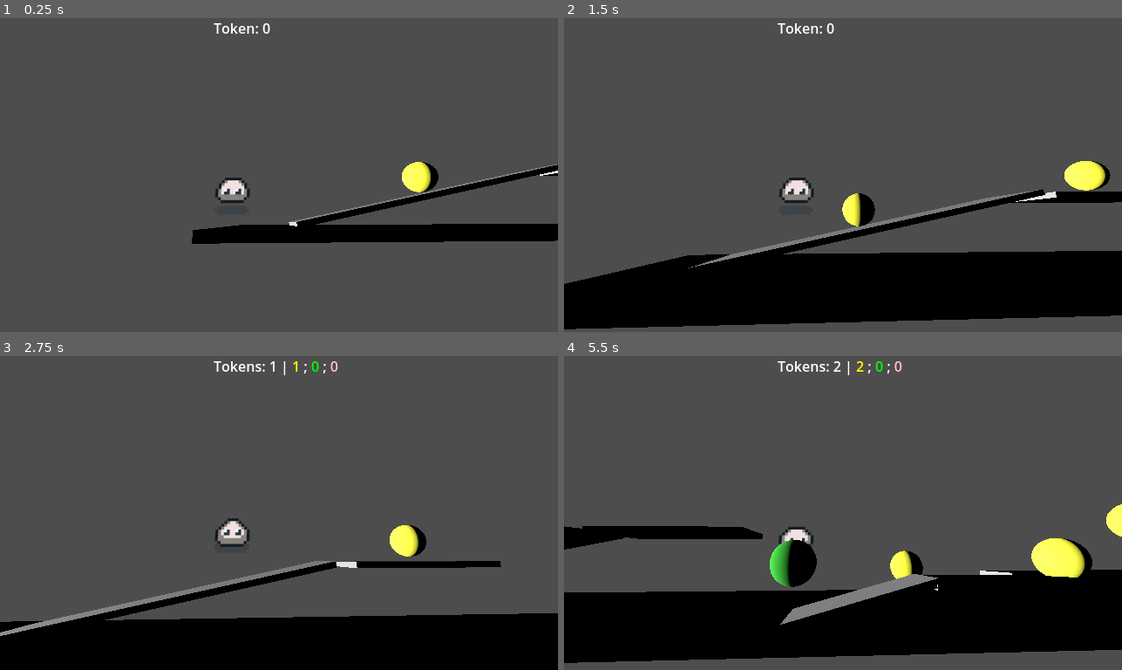
Above: before the commit, frames 1-4 (two rows, left to right).
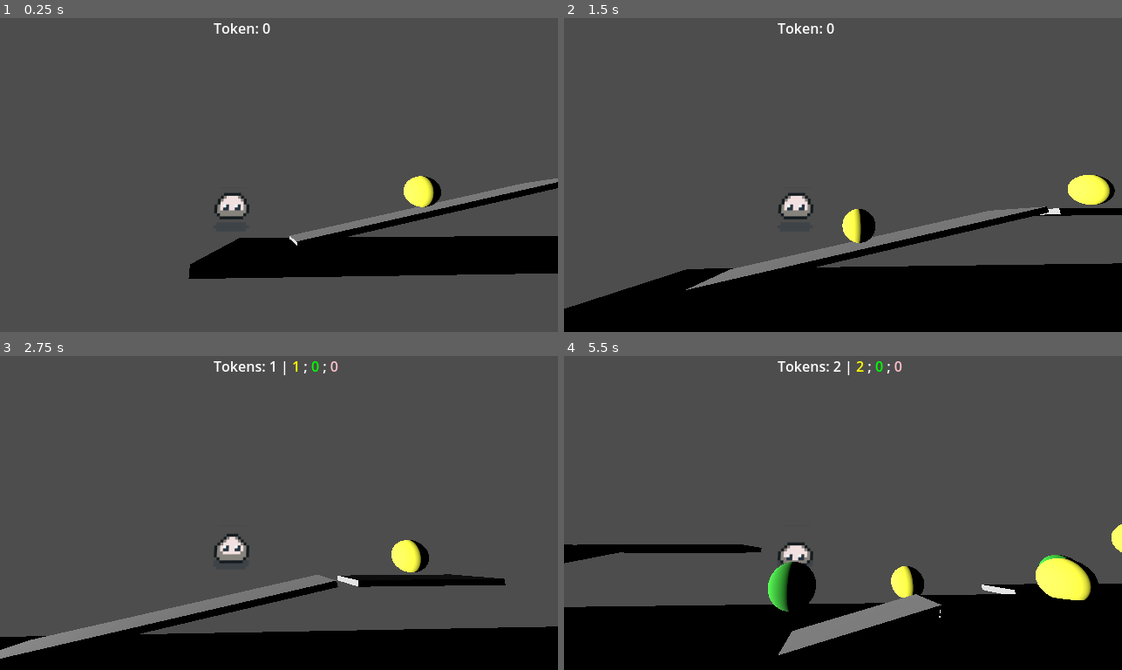
Above: after the commit, the same moments.

Repository: Beaily/JellyPoP
Game: Godot game, scene res://main.tscn
Two runs of this game, one before a commit and one after it. Both use one fixed random seed, a clock stepped at 60 frames per second and the inputs below.
Inputs (mouse positions are in pixels of both pictures, inside the frame that each line leads up to):
- Up to frame 1 (0.25 s): no input
- Up to frame 2 (1.5 s): move the mouse to (965, 159) at 0.52 s; click (965, 159) at 0.67 s; move the mouse to (731, 190) at 1.27 s; click (731, 190) at 1.42 s
- Up to frame 3 (2.75 s): move the mouse to (334, 443) at 2.02 s; click (334, 443) at 2.17 s
- Up to frame 4 (5.5 s): move the mouse to (815, 575) at 2.77 s; click (815, 575) at 2.92 s; move the mouse to (1010, 560) at 3.52 s; click (1010, 560) at 3.67 s; move the mouse to (675, 465) at 4.27 s; click (675, 465) at 4.42 s; move the mouse to (870, 513) at 5.02 s; click (870, 513) at 5.17 s

The runs differ from the first frame. In frame 1, 13% of the frame differs, in the area x 33-100%, y 45-84%; in frame 2, 14%; in frame 3, 11%; in frame 4, 16%, in the area x 0-100%, y 47-100%.

Commit message:
黄色关卡消失bug，和回到初始关卡角度错误bug
两个待解决bug

Diff:
--- a/Scenes/levels/level_yellow.tscn
+++ b/Scenes/levels/level_yellow.tscn
@@ -24,7 +24,7 @@
 material = SubResource("StandardMaterial3D_mkwgf")
 
 [node name="Level_Yellow" type="Node3D"]
-transform = Transform3D(1, 0, 0, 0, 1, 0, 0, 0, 1, 0, 0.493895, 0)
+transform = Transform3D(1, 0, 0, 0, 1, 0, 0, 0, 1, -4.04192, -14.9212, 0)
 
 [node name="zhuzi" type="StaticBody3D" parent="."]
 transform = Transform3D(11.5132, 0, 0, 0, 35.8883, 0, 0, 0, 7.705, -1.82322, 3.55736, -1.75743)
--- a/main.tscn
+++ b/main.tscn
@@ -180,11 +180,11 @@
 skeleton = NodePath("../..")
 
 [node name="Camera3D" type="Camera3D" parent="Player" groups=["cameras"]]
-transform = Transform3D(0.0433978, 0.222752, 0.973909, -0.00322404, 0.974853, -0.222825, -0.999053, 0.00653018, 0.0430246, 15.0865, -0.923731, -2.75222)
+transform = Transform3D(0.0433978, 0.222752, 0.973909, -0.00322404, 0.974853, -0.222825, -0.999053, 0.00653018, 0.0430246, 15.0865, 0.23133, -2.75222)
 current = true
 
 [node name="Camera3D2" type="Camera3D" parent="Player" groups=["cameras"]]
-transform = Transform3D(0.990147, -0.017919, 0.138883, -0.0185237, 0.966304, 0.256738, -0.138803, -0.25678, 0.956451, 0.236586, 3.36137, 3.1861)
+transform = Transform3D(0.990147, -0.0179189, 0.138882, -0.0185237, 0.966304, 0.256737, -0.138803, -0.25678, 0.956451, -0.66581, 3.36137, 3.1861)
 visible = false
 
 [node name="Camera3D3" type="Camera3D" parent="Player" groups=["cameras"]]
@@ -195,11 +195,12 @@
 [node name="Level_Black" parent="." instance=ExtResource("2_0xm2m")]
 
 [node name="Level_Yellow" parent="." instance=ExtResource("3_h2yge")]
-transform = Transform3D(1.31918, 0, 0, 0, 1.03521, 0, 0, 0, 1.02545, 1.3024, -4.50842, -33.2496)
+transform = Transform3D(1.31918, 0, 0, 0, 1.03521, 0, 0, 0, 1.02545, 1.3024, -18.2073, -33.2496)
 visible = false
 
 [node name="Level_Green" parent="." instance=ExtResource("5_272bh")]
-transform = Transform3D(1, 0, 0, 0, 1, 0, 0, 0, 1, 0, 4.1239, 0)
+transform = Transform3D(1, 0, 0, 0, 1, 0, 0, 0, 1, 0, 21.5456, 0)
+visible = false
 
 [node name="Level_Pink" parent="." instance=ExtResource("6_5vw27")]
 
--- a/player.gd
+++ b/player.gd
@@ -71,17 +71,16 @@
 
 	for key in levels.keys():
 		var lvl = levels[key]
-		if lvl == null:
-			push_error("Level missing: " + key)
-			continue
+		if lvl == null: continue
 
 		if key == "black":
 			lvl.visible = true
 			lvl.process_mode = Node.PROCESS_MODE_ALWAYS
+			lvl.global_position = Vector3.ZERO # 在原位
 		else:
 			lvl.visible = false
 			lvl.process_mode = Node.PROCESS_MODE_DISABLED
-
+			lvl.global_position = Vector3(0, -1000, 0) # 扔到地底下 1000 米
 	current_level = "black"
 	switch_camera("black")
 
@@ -166,11 +165,11 @@
 func collect_token(value, color):
 	if color == "yellow":
 		token_yellow += value
-		if token_yellow >= 10 and not level_yellow_triggered:
+		if token_yellow >= 3 and not level_yellow_triggered:
 			trigger_level_swap("yellow")
 	elif color == "green":
 		token_green += value
-		if token_green >= 1 and not level_green_triggered:
+		if token_green >= 3 and not level_green_triggered:
 			trigger_level_swap("green")
 	elif color == "pink":
 		token_pink += value
@@ -192,20 +191,28 @@
 	if current_level == "black":
 		saved_black_position = global_position
 
-	global_position = start_position
+
 
 	# 关卡显示状态切换
 	for lvl in levels.values():
 		if lvl:
 			lvl.visible = false
 			lvl.process_mode = Node.PROCESS_MODE_DISABLED
+			lvl.global_position = Vector3(0, -1000, 0) # 藏起旧的
 
 	var target = levels.get(color)
 	if target:
 		target.visible = true
 		target.process_mode = Node.PROCESS_MODE_ALWAYS
-
-	current_level = color
+		target.global_position = Vector3.ZERO # 👈 让黄关地板先回到原位
+
+	# 2. ⭐【最重要的一行】等待物理帧刷新
+	# 这会让程序停一下，等物理引擎确认地板已经在那了，再执行后面的代码
+	await get_tree().physics_frame
+
+	# 3. 最后再移动玩家
+	# 即使高度重合，也建议给玩家一个 0.5 到 1.0 的额外高度，防止脚陷进地里
+	global_position = start_position + Vector3(1, 8.0, 0)
 
 	# --- 变身与数值处理 ---
 	var tween = create_tween()
@@ -247,6 +254,7 @@
 	if black:
 		black.visible = true
 		black.process_mode = Node.PROCESS_MODE_ALWAYS
+		black.global_position = Vector3.ZERO
 
 	current_level = "black"
 
